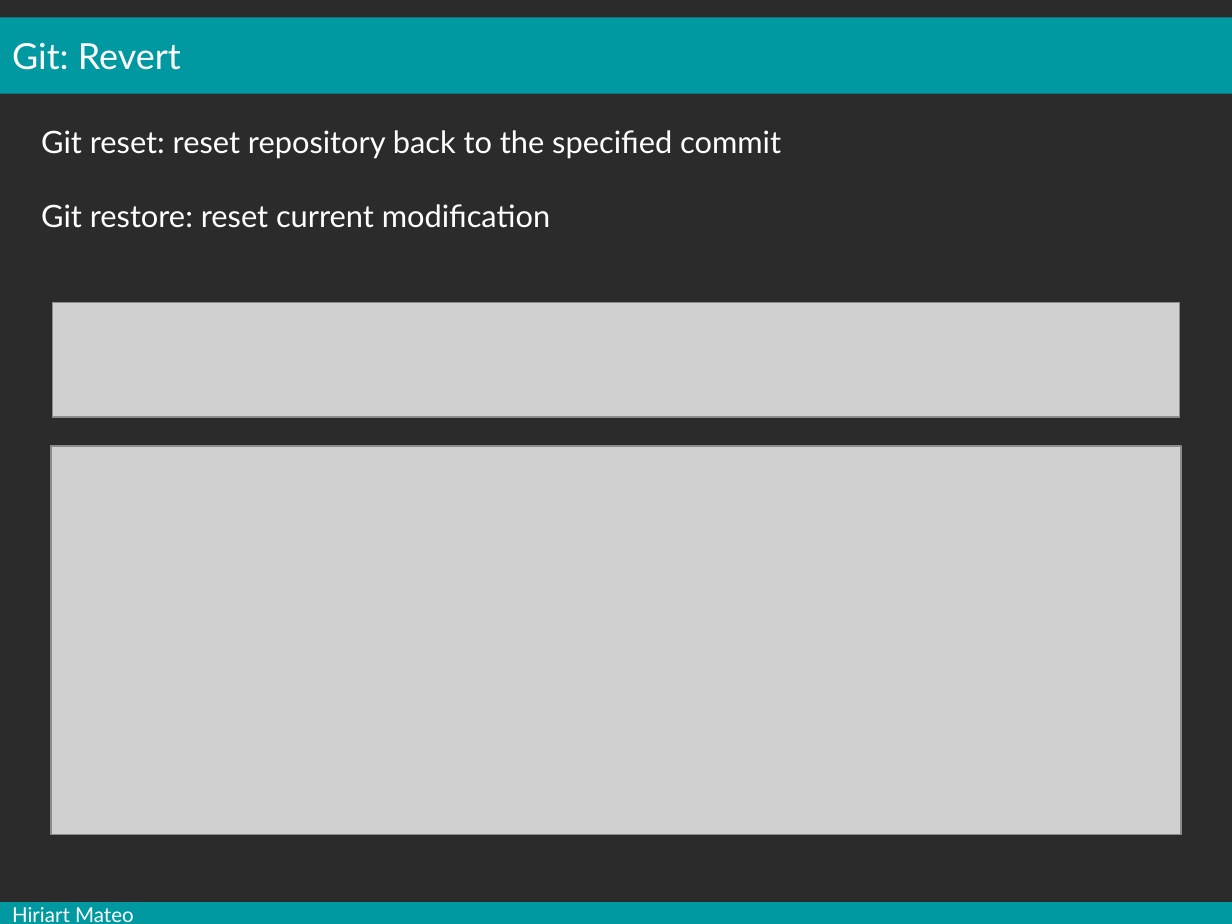
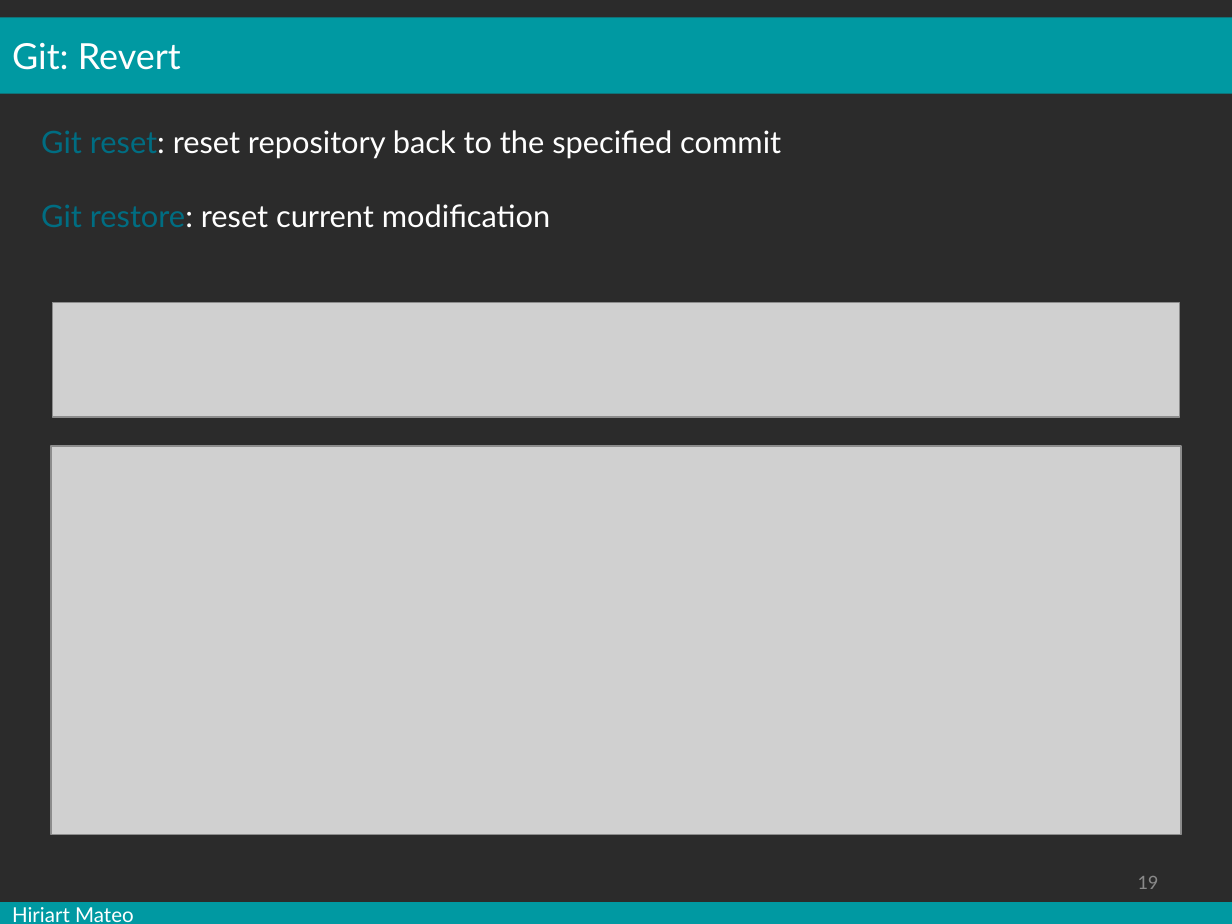
Before and after one commit to mesocentre-clermont-auvergne/formation_fair, a slide deck: slide 19 of fair_versionnage/versionnage_cours/cours.odp. Drawn at 1232x924 pixels with LibreOffice and Linux fonts; fonts in the diff are those of the drawing; grey boxes stand for pictures; background and template pictures are left out; a plain dark background stands for a picture behind light text. Boxes give left, top, right and bottom in pixels: in the first picture for what was removed or moved away, otherwise in the second. Text is boxed around its words. In the diff, an @@ line names an element or a change of style, - is before the commit and + after.

```diff
--- a/fair_versionnage/versionnage_cours/cours.odp
+++ b/fair_versionnage/versionnage_cours/cours.odp
@@ text "Git reset: reset repository back ..." at bbox=[41, 130, 781, 228]: text colour #FFFFFF to #006D82 in "Git reset:", "Git restore:" @@
@@ page number added at bbox=[1137, 876, 1158, 889], 12 pt, text #898989 @@
+19
```
Also in this commit, not shown: 32 other slides changed, 1 other file.
